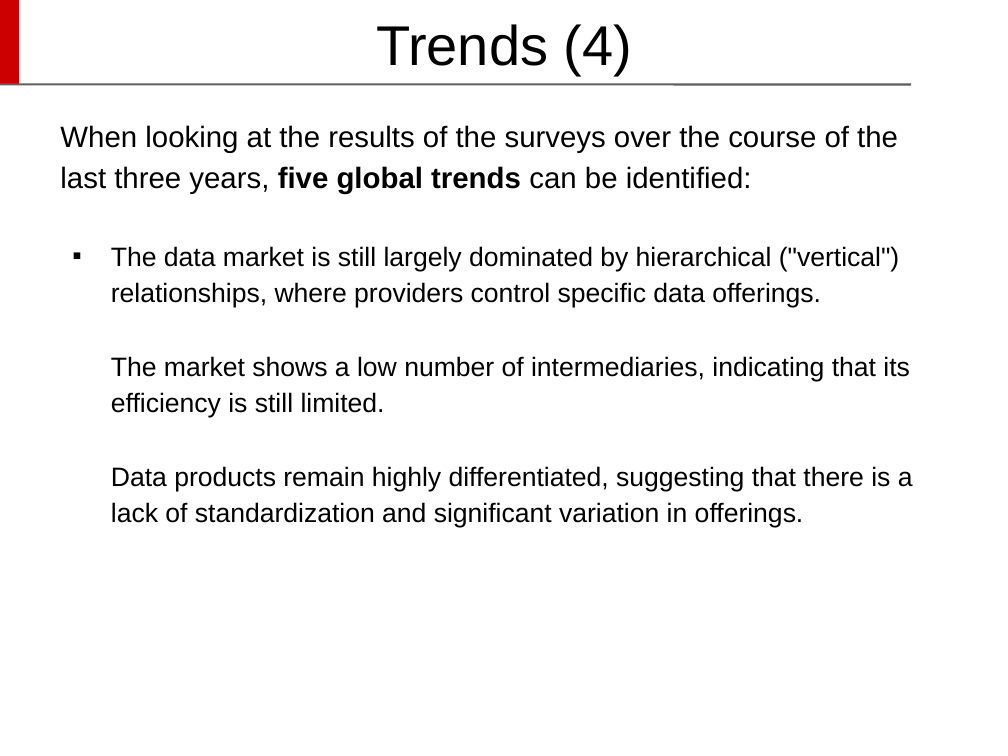
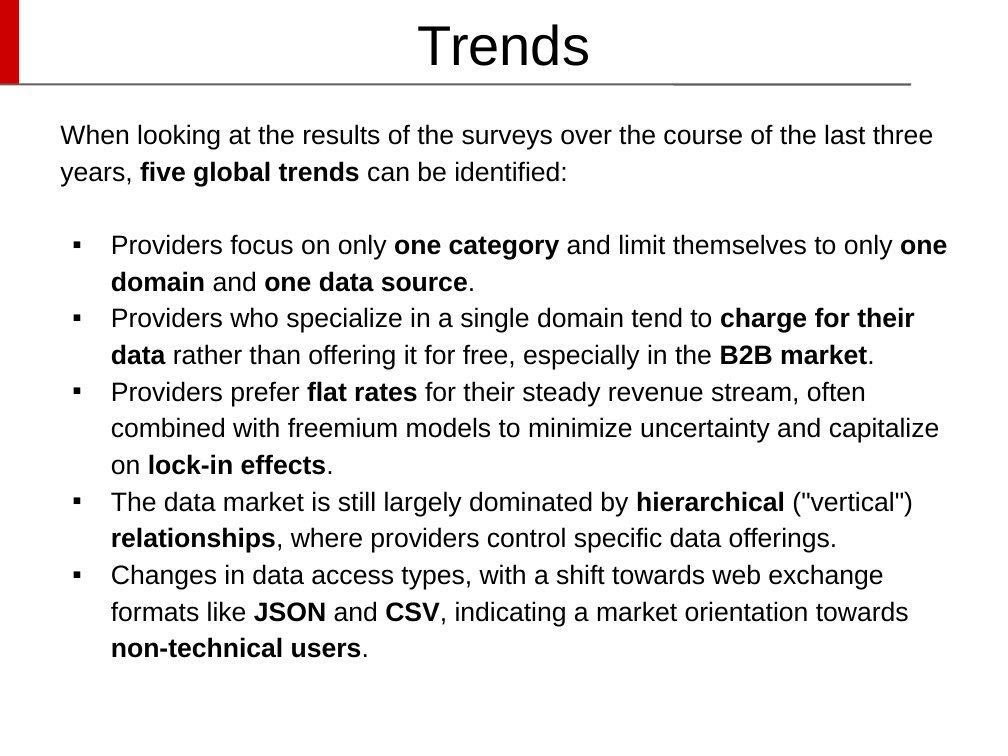
Before and after one commit to DavideDeRosa/cs_master, a slide deck: slide 43 of Complementi_basi_di_dati/Progetto/Davide De Rosa - Presentazione CBD.pptx (slide 50 before the commit). Drawn at 1008x756 pixels with LibreOffice and Linux fonts; fonts in the diff are those of the drawing; background and template pictures are left out. Boxes give left, top, right and bottom in pixels: in the first picture for what was removed or moved away, otherwise in the second. Text is boxed around its words. In the diff, an @@ line names an element or a change of style, - is before the commit and + after.

Commit message:
seconda versione ridotta per limiti di tempo

```diff
--- a/Complementi_basi_di_dati/Progetto/Davide De Rosa - Presentazione CBD.pptx
+++ b/Complementi_basi_di_dati/Progetto/Davide De Rosa - Presentazione CBD.pptx
@@ title at box(418, 24, 590, 66): text changed @@
-Trends (4)
+Trends
@@ text at box(60, 124, 933, 553): size 21 to 19 pt in "When looking at the results of the ..."; bold on in "hierarchical relationships," @@
@@ text at box(111, 234, 947, 475): paragraphs added @@
+▪ Providers focus on only one category and limit themselves to only one domain and one data source.
+▪ Providers who specialize in a single domain tend to charge for their data rather than offering it for free, especially in the B2B market.
+▪ Providers prefer flat rates for their steady revenue stream, often combined with freemium models to minimize uncertainty and capitalize on lock-in effects.
@@ text at box(111, 564, 909, 658): text changed @@
-The market shows a low number of intermediaries, indicating that its efficiency is still limited.
-Data products remain highly differentiated, suggesting that there is a lack of standardization and significant variation in offerings.
+▪ Changes in data access types, with a shift towards web exchange formats like JSON and CSV, indicating a market orientation towards non-technical users.
```
Also in this commit, not shown: 23 other slides changed, 8 slides removed, 1 other file.
